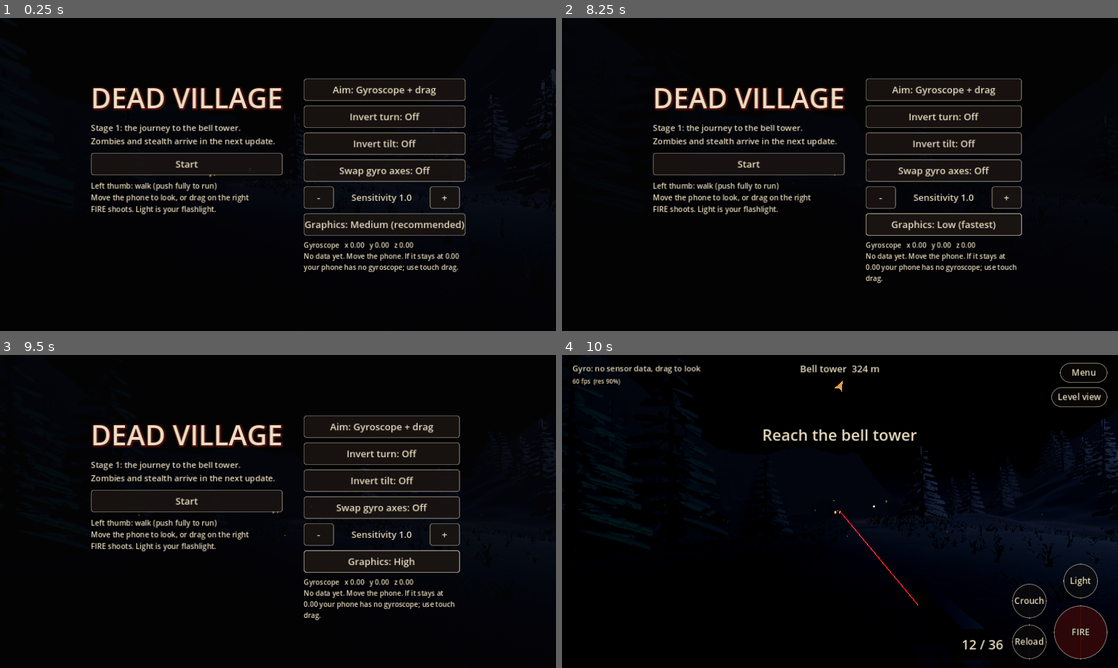
Above: before the commit, frames 1-4 (two rows, left to right).
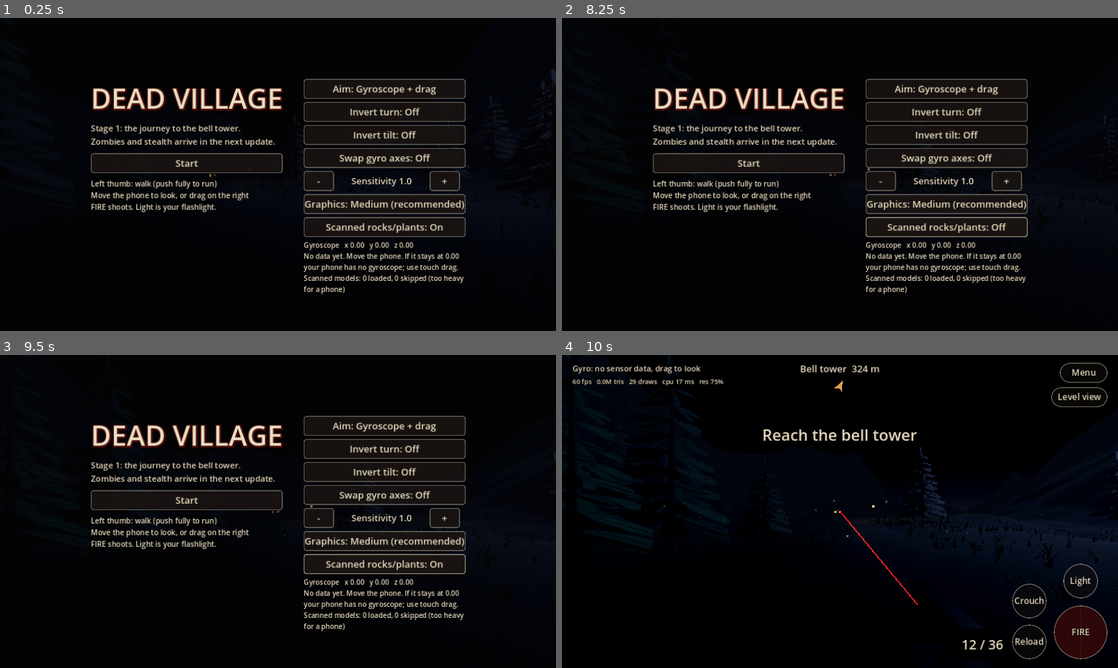
Above: after the commit, the same moments.

Repository: Ignite2022/Dead-Village-Android
Game: Godot game, scene res://main.tscn
The game is run twice, just before and just after one commit, with the same random seed, the same clock (stepped at 60 frames per second) and the same inputs.
Inputs (mouse positions are in pixels of both pictures, inside the frame that each line leads up to):
- Up to frame 1 (0.25 s): no input
- Up to frame 2 (8.25 s): click "Aim: Gyroscope + drag" at 0.5 s; click "Aim: Touch drag only" at 1.25 s; click "Invert turn: Off" at 2 s; click "Invert turn: On" at 2.75 s; click "Invert tilt: Off" at 3.5 s; click "Invert tilt: On" at 4.25 s; click "Swap gyro axes: Off" at 5 s; click "Swap gyro axes: On" at 5.75 s; click "-" at 6.5 s; click "+" at 7.25 s; click (945, 227) at 8 s, where only the run after the commit has a clickable "Scanned rocks/plants: On"
- Up to frame 3 (9.5 s): click (383, 564) at 8.75 s, where only the run after the commit has a clickable "Scanned rocks/plants: Off"
- Up to frame 4 (10 s): click "Start" at 9.5 s

The runs differ from the first frame. In frame 1, 7.6% of the frame differs, in the area x 16-84%, y 19-89%; in frame 2, 8.0%, in the area x 16-86%, y 19-89%; in frame 3, 7.9%; in frame 4, 1.1%.

Commit message:
Refactor mesh handling and HUD updates

Diff:
--- a/main.gd
+++ b/main.gd
@@ -510,6 +510,39 @@
 		add_multimesh(mesh, buckets[key][0], buckets[key][1], range_end, shadows)
 
 
+const MAX_MODEL_TRIS := 25000
+var models_ok := 0
+var models_skipped := 0
+var model_nodes: Array = []
+var show_models := true
+
+
+func mesh_tris(m: Mesh) -> int:
+	var n := 0
+	if m is ArrayMesh:
+		var am := m as ArrayMesh
+		for i in am.get_surface_count():
+			var il := am.surface_get_array_index_len(i)
+			if il <= 0:
+				il = am.surface_get_array_len(i)
+			n += il / 3
+	return n
+
+
+func usable(parts: Array, path: String) -> bool:
+	if parts.is_empty():
+		return false
+	var n := 0
+	for part in parts:
+		n += mesh_tris(part[0])
+	if n > MAX_MODEL_TRIS:
+		models_skipped += 1
+		print("Skipping heavy model ", path, " (", n, " triangles)")
+		return false
+	models_ok += 1
+	return true
+
+
 func mesh_parts(path: String) -> Array:
 	var out: Array = []
 	if not ResourceLoader.exists(path):
@@ -546,13 +579,14 @@
 				var pt: Transform3D = part[1]
 				mi.transform = tt * pt
 				mi.visibility_range_end = range_end
-				mi.lod_bias = 0.5
+				mi.lod_bias = 0.3
 				if shadows:
 					mi.cast_shadow = GeometryInstance3D.SHADOW_CASTING_SETTING_ON
 				else:
 					mi.cast_shadow = GeometryInstance3D.SHADOW_CASTING_SETTING_OFF
 				add_child(mi)
 				ranged.append([mi, range_end])
+				model_nodes.append(mi)
 
 
 # =====================================================================
@@ -699,7 +733,7 @@
 	var parts_list: Array = []
 	for mp in model_list("trees"):
 		var parts := mesh_parts(mp)
-		if not parts.is_empty():
+		if usable(parts, mp):
 			parts_list.append(parts)
 	var pine := make_pine()
 	var pine_x: Array = []
@@ -753,7 +787,7 @@
 	var parts_list: Array = []
 	for mp in model_list("rocks"):
 		var parts := mesh_parts(mp)
-		if not parts.is_empty():
+		if usable(parts, mp):
 			parts_list.append(parts)
 	var rock := make_rock()
 	rock.surface_set_material(0, pbr_mat("rock", Color(0.34, 0.33, 0.31), 0.6))
@@ -788,7 +822,7 @@
 	var parts_list: Array = []
 	for mp in model_list("plants"):
 		var parts := mesh_parts(mp)
-		if not parts.is_empty():
+		if usable(parts, mp):
 			parts_list.append(parts)
 	if parts_list.is_empty():
 		return
@@ -1395,7 +1429,7 @@
 func mk_menu_button(txt: String, cb: Callable) -> Button:
 	var b := Button.new()
 	b.text = txt
-	b.custom_minimum_size = Vector2(360, 52)
+	b.custom_minimum_size = Vector2(360, 46)
 	b.add_theme_font_size_override("font_size", 22)
 	if font != null:
 		b.add_theme_font_override("font", font)
@@ -1432,7 +1466,7 @@
 	# HUD
 	lbl_status = mk_label("", 18)
 	hud.add_child(lbl_status)
-	lbl_fps = mk_label("", 14)
+	lbl_fps = mk_label("", 15)
 	hud.add_child(lbl_fps)
 	lbl_obj = mk_label("", 22)
 	lbl_obj.horizontal_alignment = HORIZONTAL_ALIGNMENT_CENTER
@@ -1479,7 +1513,7 @@
 	var left := VBoxContainer.new()
 	left.add_theme_constant_override("separation", 12)
 	var right := VBoxContainer.new()
-	right.add_theme_constant_override("separation", 10)
+	right.add_theme_constant_override("separation", 7)
 	menu_box.add_child(left)
 	menu_box.add_child(right)
 	var title := mk_label("DEAD VILLAGE", 64)
@@ -1504,11 +1538,11 @@
 	var row := HBoxContainer.new()
 	row.add_theme_constant_override("separation", 10)
 	var minus := mk_menu_button("-", _sens_down)
-	minus.custom_minimum_size = Vector2(70, 52)
+	minus.custom_minimum_size = Vector2(70, 46)
 	var plus := mk_menu_button("+", _sens_up)
-	plus.custom_minimum_size = Vector2(70, 52)
+	plus.custom_minimum_size = Vector2(70, 46)
 	lbl_sens = mk_label("", 21)
-	lbl_sens.custom_minimum_size = Vector2(200, 52)
+	lbl_sens.custom_minimum_size = Vector2(200, 46)
 	lbl_sens.horizontal_alignment = HORIZONTAL_ALIGNMENT_CENTER
 	lbl_sens.vertical_alignment = VERTICAL_ALIGNMENT_CENTER
 	row.add_child(minus)
@@ -1517,6 +1551,8 @@
 	right.add_child(row)
 	menu_btns["quality"] = mk_menu_button("", _cycle_quality)
 	right.add_child(menu_btns["quality"])
+	menu_btns["models"] = mk_menu_button("", _toggle_models)
+	right.add_child(menu_btns["models"])
 	lbl_gyro = mk_label("", 16)
 	lbl_gyro.custom_minimum_size = Vector2(360, 70)
 	lbl_gyro.autowrap_mode = TextServer.AUTOWRAP_WORD_SMART
@@ -1561,6 +1597,14 @@
 
 func _sens_up() -> void:
 	sens = minf(3.0, sens + 0.1)
+	refresh_menu()
+
+
+func _toggle_models() -> void:
+	show_models = not show_models
+	for n in model_nodes:
+		var mi: MeshInstance3D = n
+		mi.visible = show_models
 	refresh_menu()
 
 
@@ -1578,6 +1622,7 @@
 	set_btn_text("swap", "Swap gyro axes: " + ("On" if swap_axes else "Off"))
 	var qn: Array = ["Low (fastest)", "Medium (recommended)", "High"]
 	set_btn_text("quality", "Graphics: " + str(qn[quality]))
+	set_btn_text("models", "Scanned rocks/plants: " + ("On" if show_models else "Off"))
 	lbl_sens.text = "Sensitivity %.1f" % sens
 	save_settings()
 
@@ -1684,8 +1729,8 @@
 	fps_frames = 0
 	var tops: Array = [0.7, 0.85, 1.0]
 	var top: float = tops[quality]
-	if fps < 28.0 and res_scale > 0.5:
-		res_scale = maxf(0.5, res_scale - 0.1)
+	if fps < 28.0 and res_scale > 0.7:
+		res_scale = maxf(0.7, res_scale - 0.05)
 	elif fps > 50.0 and res_scale < top:
 		res_scale = minf(top, res_scale + 0.05)
 	get_viewport().scaling_3d_scale = res_scale
@@ -1955,6 +2000,7 @@
 			g += "\nTurn left and right: one number should jump. If the view turns the wrong way in game, switch Invert or Swap."
 		else:
 			g += "\nNo data yet. Move the phone. If it stays at 0.00 your phone has no gyroscope; use touch drag."
+		g += "\nScanned models: %d loaded, %d skipped (too heavy for a phone)" % [models_ok, models_skipped]
 		lbl_gyro.text = g
 		if not started:
 			player.rotation.y = sin(Time.get_ticks_msec() * 0.0001) * 0.45
@@ -2081,7 +2127,10 @@
 
 
 func update_hud() -> void:
-	lbl_fps.text = "%d fps  (res %d%%)" % [Engine.get_frames_per_second(), int(res_scale * 100.0)]
+	var tris := Performance.get_monitor(Performance.RENDER_TOTAL_PRIMITIVES_IN_FRAME) / 1000000.0
+	var draws := int(Performance.get_monitor(Performance.RENDER_TOTAL_DRAW_CALLS_IN_FRAME))
+	var cpu_ms := Performance.get_monitor(Performance.TIME_PROCESS) * 1000.0
+	lbl_fps.text = "%d fps   %.1fM tris   %d draws   cpu %.0f ms   res %d%%" % [Engine.get_frames_per_second(), tris, draws, cpu_ms, int(res_scale * 100.0)]
 	var ammo := "%d / %d" % [clip, reserve]
 	if reloading > 0.0:
 		ammo = "Reloading"
